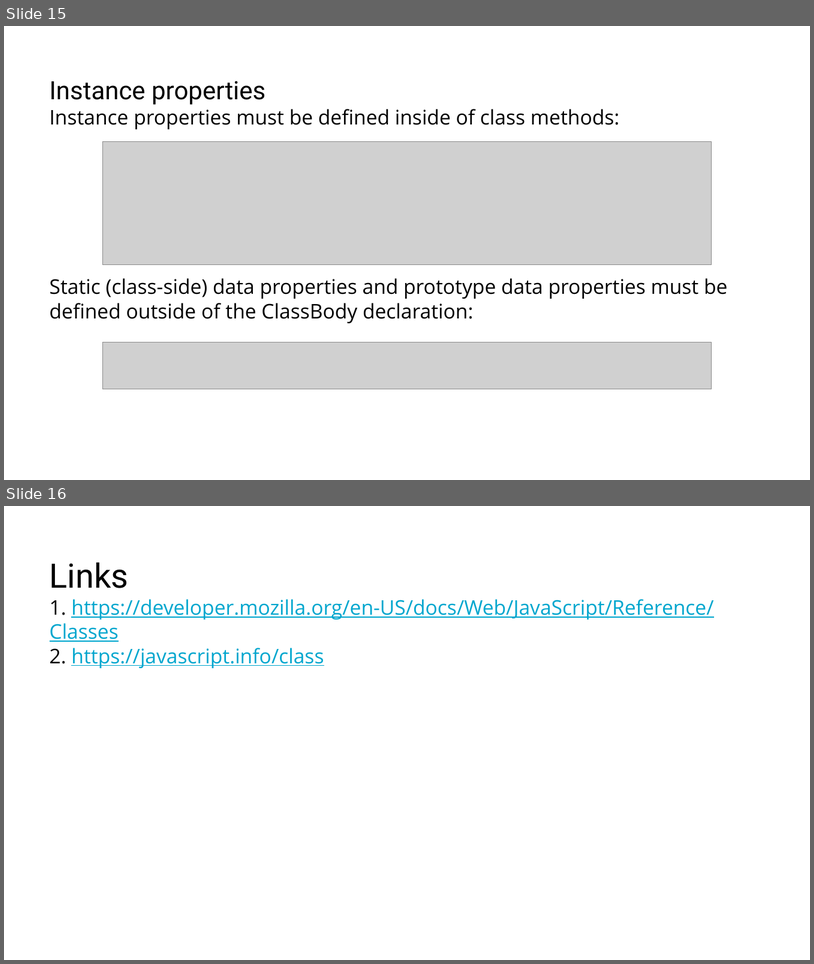
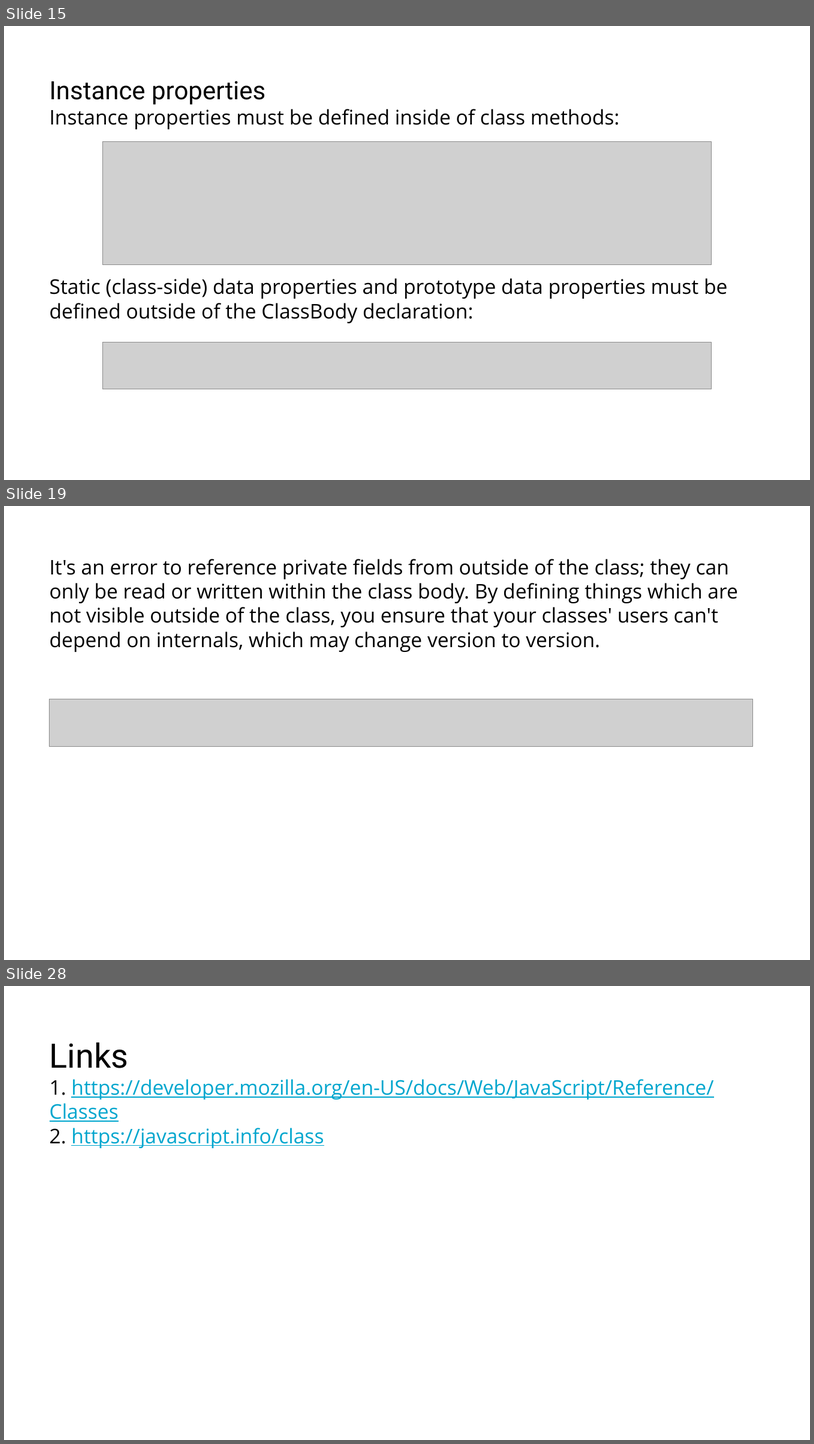
Before and after one commit to RostyslavSynenko/Lv-469.NodeJS, a slide deck: presentations/Classes.pptx. Shown one above the other, each under a label of ours: slides 15 and 16 before the commit, slides 15, 19 and 28 after it; the slides between them are not shown. The pictures are 814x964 and 814x1444 pixels, drawn with LibreOffice and Linux fonts; fonts in the diff are those of the drawing; grey boxes stand for pictures; background and template pictures are left out. Boxes give left, top, right and bottom in pixels: in the first picture for what was removed or moved away, otherwise in the second. Text is boxed around its words. In the diff, an @@ line names an element or a change of style, - is before the commit and + after.

Commit message:
added Classes presentation

```diff
--- a/presentations/Classes.pptx
+++ b/presentations/Classes.pptx
@@ slide 19 added at <box>4,506,810,960</box>, background #FFFFFF @@
@@ title added at <box>50,559,738,652</box>, 24 pt, text #000000 @@
+It's an error to reference private fields from outside of the class; they can only be read or written within the class body. By defining things which are not visible outside of the class, you ensure that your classes' users can't depend on internals, which may change version to version.
@@ picture added at <box>50,699,753,747</box> @@
@@ what was slide 16 is now slide 28 @@
```
Also in this commit, not shown: 11 other slides added.
